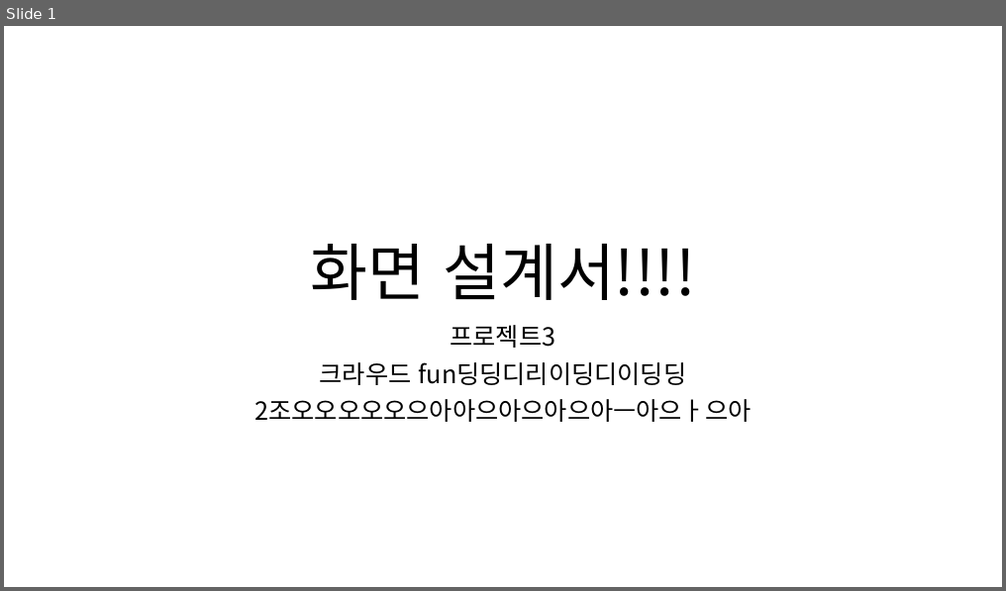
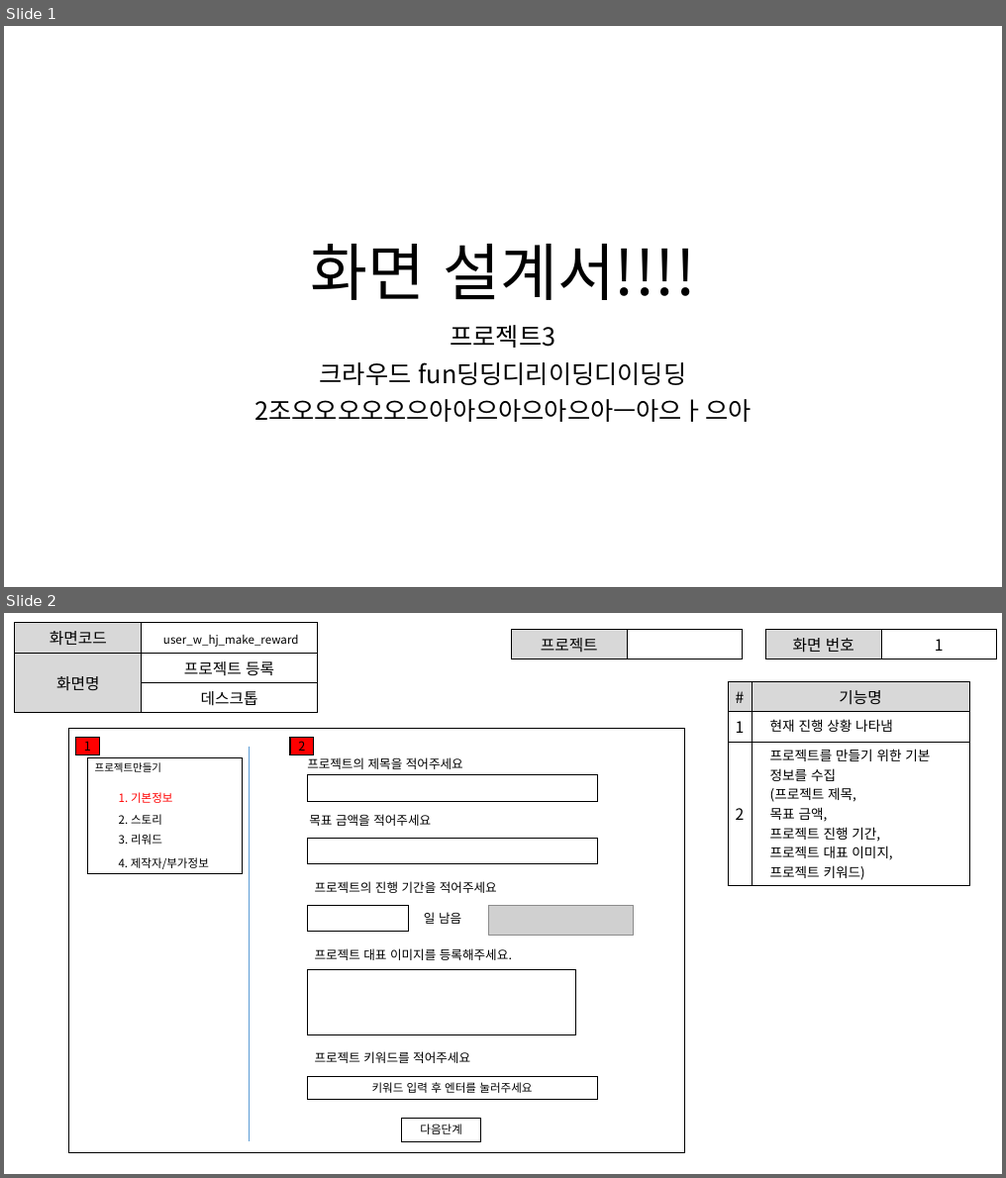
Before and after one commit to ezenteam2/EzenCrowdFunding, a slide deck: project03 화면설계서/project03 - 화면 설계서 - 형준.pptx. Shown one above the other, each under a label of ours: slide 1 before the commit, slides 1 and 2 after it. The pictures are 1006x591 and 1006x1178 pixels, drawn with LibreOffice and Linux fonts; fonts in the diff are those of the drawing; grey boxes stand for pictures. Boxes give left, top, right and bottom in pixels: in the first picture for what was removed or moved away, otherwise in the second. Text is boxed around its words. In the diff, an @@ line names an element or a change of style, - is before the commit and + after.

Commit message:
화면설계서 통합
\

```diff
--- a/project03 화면설계서/project03 - 화면 설계서 - 형준.pptx
+++ b/project03 화면설계서/project03 - 화면 설계서 - 형준.pptx
@@ slide 2 added at (4, 613, 1002, 1174), background #FFFFFF @@
@@ table added at (15, 623, 317, 710), 3 rows, 2 columns @@
+화면코드 | user_w_hj_make_reward
+화면명 | 프로젝트 등록
+ | 데스크톱
@@ table added at (512, 630, 743, 656), 1 rows, 2 columns @@
+프로젝트 | 
@@ table added at (766, 630, 997, 657), 1 rows, 2 columns @@
+화면 번호 | 1
@@ table added at (728, 682, 969, 884), 3 rows, 2 columns @@
+# | 기능명
+1 | 현재 진행 상황 나타냄
+2 | 프로젝트를 만들기 위한 기본 정보를 수집 / (프로젝트 제목, / 목표 금액, / 프로젝트 진행 기간, / 프로젝트 대표 이미지, / 프로젝트 키워드)
@@ rectangle added at (69, 729, 684, 1154), outline #000000 1 pt @@
@@ rectangle added at (76, 738, 100, 756), fill #FF0000, outline #000000 1 pt, 12 pt, text #000000 @@
+1
@@ rectangle added at (87, 758, 242, 873), outline #000000 1 pt @@
@@ line added from (249, 747) to (249, 1142), #5B9BD5 0.5 pt @@
@@ rectangle added at (290, 738, 314, 756), fill #FF0000, outline #000000 1 pt, 12 pt, text #000000 @@
+2
@@ text added at (307, 758, 463, 769), 12 pt, text #000000 @@
+프로젝트의 제목을 적어주세요
@@ text added at (95, 762, 161, 772), 10 pt, text #000000 @@
+프로젝트만들기
@@ rectangle added at (307, 775, 598, 802), outline #000000 1 pt @@
@@ text added at (119, 792, 173, 803), 11 pt, text #FF0000 @@
+1. 기본정보
@@ text added at (119, 814, 162, 825), 11 pt, text #000000 @@
+2. 스토리
@@ text added at (309, 814, 431, 826), 12 pt, text #000000 @@
+목표 금액을 적어주세요
@@ text added at (119, 834, 162, 845), 11 pt, text #000000 @@
+3. 리워드
@@ rectangle added at (307, 839, 598, 864), outline #000000 1 pt @@
@@ text added at (119, 858, 209, 869), 11 pt, text #000000 @@
+4. 제작자/부가정보
@@ rectangle added at (307, 906, 409, 932), outline #000000 1 pt @@
@@ text added at (315, 881, 497, 893), 12 pt, text #000000 @@
+프로젝트의 진행 기간을 적어주세요
@@ picture added at (488, 906, 634, 936) @@
@@ text added at (424, 912, 461, 924), 12 pt, text #000000 @@
+일 남음
@@ text added at (315, 949, 512, 960), 12 pt, text #000000 @@
+프로젝트 대표 이미지를 등록해주세요.
@@ rectangle added at (307, 970, 576, 1035), outline #000000 1 pt @@
@@ text added at (315, 1052, 470, 1063), 12 pt, text #000000 @@
+프로젝트 키워드를 적어주세요
@@ rectangle added at (307, 1076, 598, 1100), outline #000000 1 pt, 11 pt, text #000000 @@
+키워드 입력 후 엔터를 눌러주세요
@@ rectangle added at (402, 1118, 481, 1142), outline #000000 1 pt, 11 pt, text #000000 @@
+다음단계
```
Also in this commit, not shown: 1 slide changed, 49 other slides added, 4 other files.
